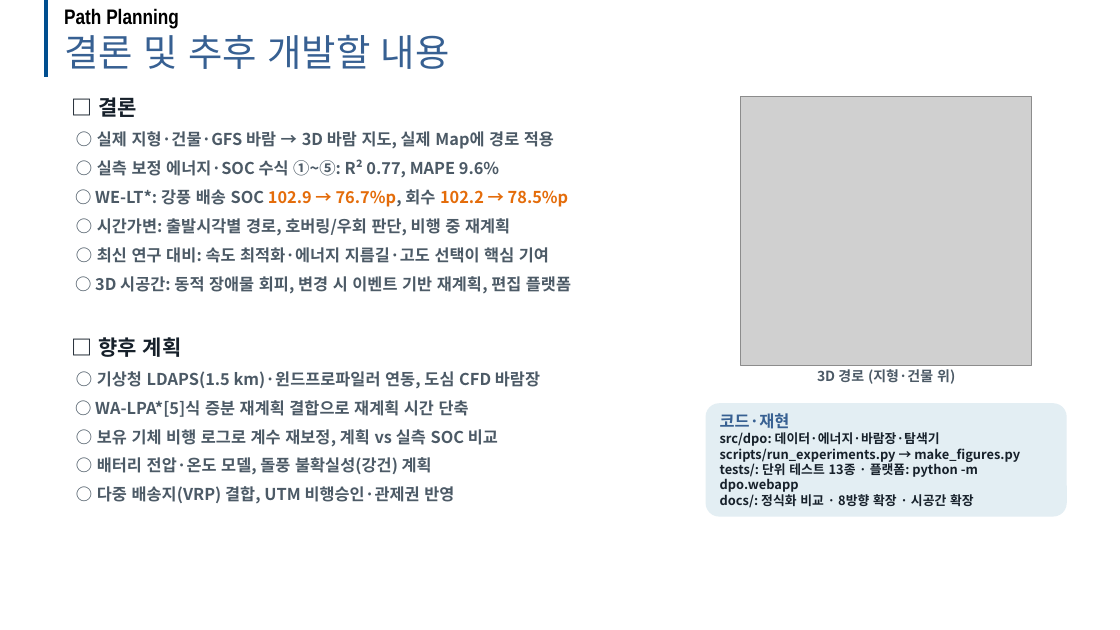
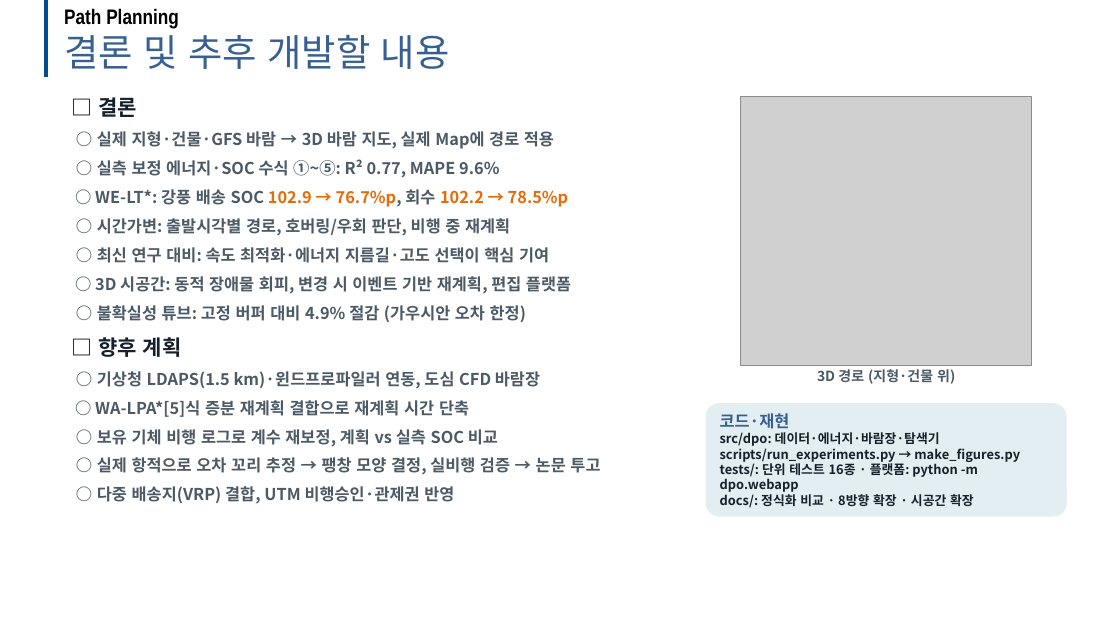
Before and after one commit to dnfl5345/Drone_path_opt, a slide deck: slide 26 of docs/drone_soc_path_planning_dev.pptx (slide 23 before the commit). Drawn at 1120x630 pixels with LibreOffice and Linux fonts; fonts in the diff are those of the drawing; grey boxes stand for pictures; background and template pictures are left out. Boxes give left, top, right and bottom in pixels: in the first picture for what was removed or moved away, otherwise in the second. Text is boxed around its words. In the diff, an @@ line names an element or a change of style, - is before the commit and + after.

```diff
--- a/docs/drone_soc_path_planning_dev.pptx
+++ b/docs/drone_soc_path_planning_dev.pptx
@@ text at bbox=[97, 305, 526, 322]: paragraph added @@
+○ 불확실성 튜브: 고정 버퍼 대비 4.9% 절감 (가우시안 오차 한정)
@@ text in rounded rectangle at bbox=[720, 432, 1020, 508]: text changed @@
-src/dpo: 데이터·에너지·바람장·탐색기
-scripts/run_experiments.py → make_figures.py
-tests/: 단위 테스트 13종 · 플랫폼: python -m dpo.webapp
-docs/: 정식화 비교 · 8방향 확장 · 시공간 확장
+src/dpo: 데이터·에너지·바람장·탐색기
+scripts/run_experiments.py → make_figures.py
+tests/: 단위 테스트 16종 · 플랫폼: python -m dpo.webapp
+docs/: 정식화 비교 · 8방향 확장 · 시공간 확장
@@ text at bbox=[97, 457, 600, 474]: text changed @@
-○ 배터리 전압·온도 모델, 돌풍 불확실성(강건) 계획
+○ 실제 항적으로 오차 꼬리 추정 → 팽창 모양 결정, 실비행 검증 → 논문 투고
```
Also in this commit, not shown: 2 other slides changed, 3 slides added, 9 other files.
